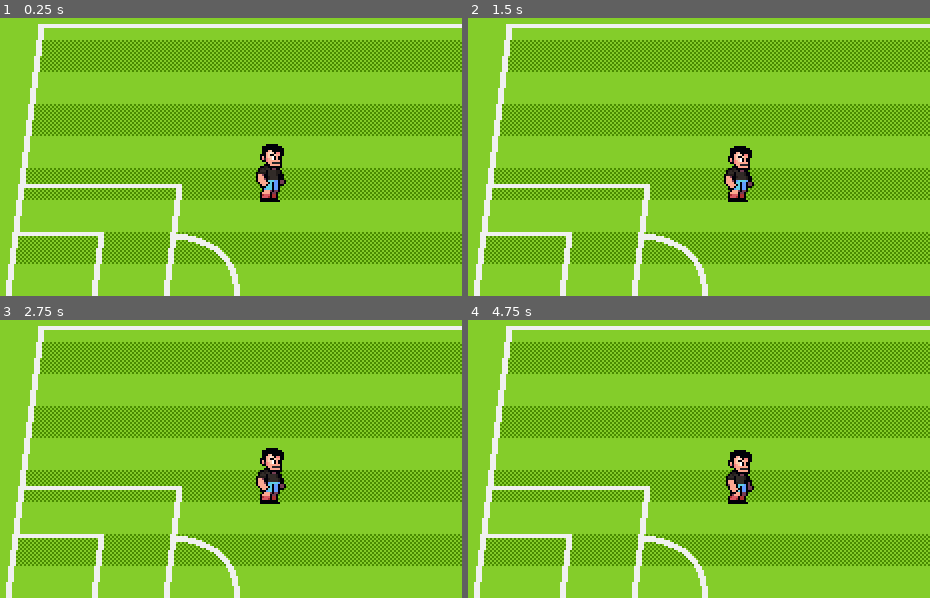
Above: before the commit, frames 1-4 (two rows, left to right).
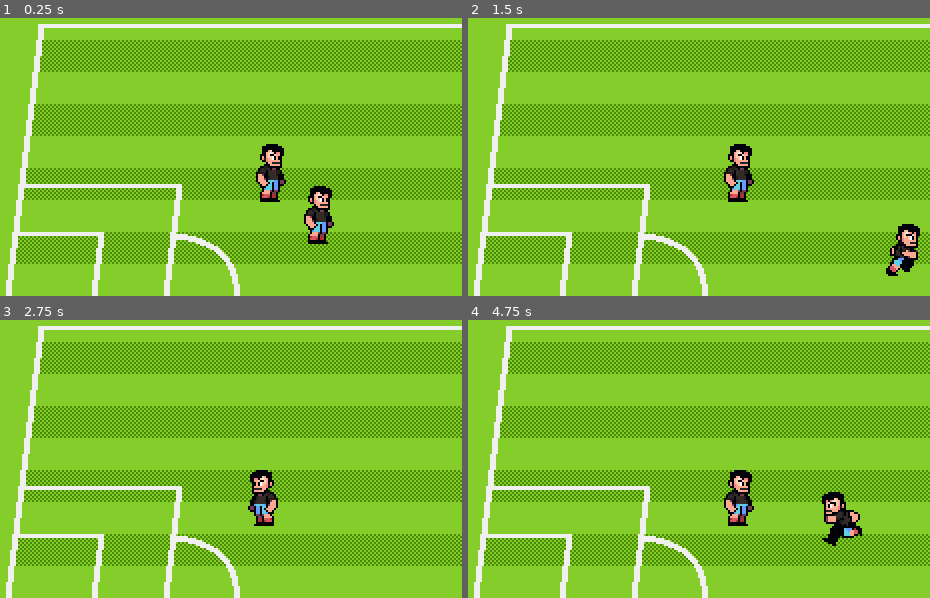
Above: after the commit, the same moments.

Repository: vii-abdullatif/Fire-Football
Game: Godot game, scene res://scenes/world.tscn
The game is run twice, just before and just after one commit, with the same random seed, the same clock (stepped at 60 frames per second) and the same inputs.
Inputs (mouse positions are in pixels of both pictures, inside the frame that each line leads up to):
- Up to frame 1 (0.25 s): no input
- Up to frame 2 (1.5 s): tap Enter at 0.5 s; move the mouse to (772, 98) at 0.52 s; hold Right (p1_right, bound only after the commit) 0.53-1.28 s; tap [ (p1_pass, bound only after the commit) at 0.6 s; click (772, 98) at 0.67 s; tap ] (p1_shoot, bound only after the commit) at 0.8, 1.35 s; move the mouse to (537, 134) at 1.27 s; hold Down (p1_down, bound only after the commit) from 1.28 s (still down)
- Up to frame 3 (2.75 s): tap S (p2_down, bound only after the commit) at 1.55, 2.1 s; move the mouse to (240, 339) at 2.02 s; release Down (p1_down, bound only after the commit) at 2.03 s; hold Right (p1_right, bound only after the commit) from 2.03 s (still down); tap A (p2_left, bound only after the commit) at 2.3 s
- Up to frame 4 (4.75 s): move the mouse to (620, 489) at 2.77 s; release Right (p1_right, bound only after the commit) at 2.78 s; hold Up (p1_up, bound only after the commit) 2.78-3.53 s; tap A (p2_left, bound only after the commit) at 2.85 s; click (620, 489) at 2.92 s; tap ` (p2_pass, bound only after the commit) at 3.05, 3.6 s; move the mouse to (819, 472) at 3.52 s; hold Left (p1_left, bound only after the commit) from 3.53 s (still down); tap D (p2_right, bound only after the commit) at 3.8, 4.35 s; move the mouse to (481, 364) at 4.27 s; tap 1 (p2_shoot, bound only after the commit) at 4.55 s

The runs differ from the first frame. In frame 1, 1.0% of the frame differs, in the area x 65-73%, y 60-82%; in frame 2, 1.2%; in frame 3, 1.4%; in frame 4, 2.3%, in the area x 55-86%, y 46-82%.

Commit message:
Implemented basic movements and control schemes

Diff:
--- a/project.godot
+++ b/project.godot
@@ -14,6 +14,10 @@
 run/main_scene="uid://bsuucw3gay7ww"
 config/features=PackedStringArray("4.6", "GL Compatibility")
 config/icon="res://icon.svg"
+
+[autoload]
+
+KeyUtils="*uid://cxaipucx1nce6"
 
 [display]
 
@@ -33,7 +37,71 @@
 folder_colors={
 "res://addons/": "gray",
 "res://assets/": "green",
-"res://scenes/": "red"
+"res://scenes/": "red",
+"res://utils/": "yellow"
+}
+
+[input]
+
+p1_up={
+"deadzone": 0.2,
+"events": [Object(InputEventKey,"resource_local_to_scene":false,"resource_name":"","device":-1,"window_id":0,"alt_pressed":false,"shift_pressed":false,"ctrl_pressed":false,"meta_pressed":false,"pressed":false,"keycode":0,"physical_keycode":4194320,"key_label":0,"unicode":0,"location":0,"echo":false,"script":null)
+]
+}
+p1_down={
+"deadzone": 0.2,
+"events": [Object(InputEventKey,"resource_local_to_scene":false,"resource_name":"","device":-1,"window_id":0,"alt_pressed":false,"shift_pressed":false,"ctrl_pressed":false,"meta_pressed":false,"pressed":false,"keycode":0,"physical_keycode":4194322,"key_label":0,"unicode":0,"location":0,"echo":false,"script":null)
+]
+}
+p1_left={
+"deadzone": 0.2,
+"events": [Object(InputEventKey,"resource_local_to_scene":false,"resource_name":"","device":-1,"window_id":0,"alt_pressed":false,"shift_pressed":false,"ctrl_pressed":false,"meta_pressed":false,"pressed":false,"keycode":0,"physical_keycode":4194319,"key_label":0,"unicode":0,"location":0,"echo":false,"script":null)
+]
+}
+p1_right={
+"deadzone": 0.2,
+"events": [Object(InputEventKey,"resource_local_to_scene":false,"resource_name":"","device":-1,"window_id":0,"alt_pressed":false,"shift_pressed":false,"ctrl_pressed":false,"meta_pressed":false,"pressed":false,"keycode":0,"physical_keycode":4194321,"key_label":0,"unicode":0,"location":0,"echo":false,"script":null)
+]
+}
+p1_pass={
+"deadzone": 0.2,
+"events": [Object(InputEventKey,"resource_local_to_scene":false,"resource_name":"","device":-1,"window_id":0,"alt_pressed":false,"shift_pressed":false,"ctrl_pressed":false,"meta_pressed":false,"pressed":false,"keycode":0,"physical_keycode":91,"key_label":0,"unicode":91,"location":0,"echo":false,"script":null)
+]
+}
+p1_shoot={
+"deadzone": 0.2,
+"events": [Object(InputEventKey,"resource_local_to_scene":false,"resource_name":"","device":-1,"window_id":0,"alt_pressed":false,"shift_pressed":false,"ctrl_pressed":false,"meta_pressed":false,"pressed":false,"keycode":0,"physical_keycode":93,"key_label":0,"unicode":93,"location":0,"echo":false,"script":null)
+]
+}
+p2_up={
+"deadzone": 0.2,
+"events": [Object(InputEventKey,"resource_local_to_scene":false,"resource_name":"","device":-1,"window_id":0,"alt_pressed":false,"shift_pressed":false,"ctrl_pressed":false,"meta_pressed":false,"pressed":false,"keycode":0,"physical_keycode":87,"key_label":0,"unicode":119,"location":0,"echo":false,"script":null)
+]
+}
+p2_down={
+"deadzone": 0.2,
+"events": [Object(InputEventKey,"resource_local_to_scene":false,"resource_name":"","device":-1,"window_id":0,"alt_pressed":false,"shift_pressed":false,"ctrl_pressed":false,"meta_pressed":false,"pressed":false,"keycode":0,"physical_keycode":83,"key_label":0,"unicode":115,"location":0,"echo":false,"script":null)
+]
+}
+p2_left={
+"deadzone": 0.2,
+"events": [Object(InputEventKey,"resource_local_to_scene":false,"resource_name":"","device":-1,"window_id":0,"alt_pressed":false,"shift_pressed":false,"ctrl_pressed":false,"meta_pressed":false,"pressed":false,"keycode":0,"physical_keycode":65,"key_label":0,"unicode":97,"location":0,"echo":false,"script":null)
+]
+}
+p2_right={
+"deadzone": 0.2,
+"events": [Object(InputEventKey,"resource_local_to_scene":false,"resource_name":"","device":-1,"window_id":0,"alt_pressed":false,"shift_pressed":false,"ctrl_pressed":false,"meta_pressed":false,"pressed":false,"keycode":0,"physical_keycode":68,"key_label":0,"unicode":100,"location":0,"echo":false,"script":null)
+]
+}
+p2_pass={
+"deadzone": 0.2,
+"events": [Object(InputEventKey,"resource_local_to_scene":false,"resource_name":"","device":-1,"window_id":0,"alt_pressed":false,"shift_pressed":false,"ctrl_pressed":false,"meta_pressed":false,"pressed":false,"keycode":0,"physical_keycode":96,"key_label":0,"unicode":0,"location":0,"echo":false,"script":null)
+]
+}
+p2_shoot={
+"deadzone": 0.2,
+"events": [Object(InputEventKey,"resource_local_to_scene":false,"resource_name":"","device":-1,"window_id":0,"alt_pressed":false,"shift_pressed":false,"ctrl_pressed":false,"meta_pressed":false,"pressed":false,"keycode":0,"physical_keycode":49,"key_label":0,"unicode":49,"location":0,"echo":false,"script":null)
+]
 }
 
 [physics]
--- /dev/null
+++ b/scenes/characters/player.gd
@@ -0,0 +1,44 @@
+class_name Player
+extends CharacterBody2D
+
+enum ControlScheme {CPU, P1, P2}
+
+@export var control_scheme : ControlScheme
+@export var speed : float
+
+@onready var animation_player : AnimationPlayer = %AnimationPlayer
+@onready var player_sprite : Sprite2D = %PlayerSprite
+
+var heading := Vector2.RIGHT
+
+func _process(_delta: float) -> void:
+	if control_scheme == ControlScheme.CPU:
+		pass
+	else:
+		handle_human_movement()
+	set_movement_animation()
+	set_heading()
+	flip_sprites()
+	move_and_slide()
+
+func handle_human_movement() -> void:
+	var direction := KeyUtils.get_input_vector(control_scheme)
+	velocity = direction * speed
+
+func set_movement_animation() -> void:
+	if velocity.length() > 0:
+		animation_player.play("run")
+	else:
+		animation_player.play("idle")
+
+func set_heading() -> void:
+	if velocity.x > 0:
+		heading = Vector2.RIGHT
+	elif velocity.x < 0:
+		heading = Vector2.LEFT
+
+func flip_sprites() -> void:
+	if heading == Vector2.RIGHT:
+		player_sprite.flip_h = false
+	elif heading == Vector2.LEFT:
+		player_sprite.flip_h = true
--- a/scenes/characters/player.tscn
+++ b/scenes/characters/player.tscn
@@ -1,13 +1,16 @@
 [gd_scene format=3 uid="uid://cmjpqsqj2t6kr"]
 
 [ext_resource type="Texture2D" uid="uid://8wkr5ieom73e" path="res://assets/art/characters/soccer-player.png" id="1_rp718"]
+[ext_resource type="Script" uid="uid://c2t8n5wr7lwlj" path="res://scenes/characters/player.gd" id="1_yewv4"]
 
-[sub_resource type="Animation" id="Animation_yewv4"]
+[sub_resource type="Animation" id="Animation_76oj4"]
+resource_name = "idle"
 length = 0.001
+step = 0.15
 tracks/0/type = "value"
 tracks/0/imported = false
 tracks/0/enabled = true
-tracks/0/path = NodePath("Sprite2D:frame")
+tracks/0/path = NodePath("PlayerSprite:frame")
 tracks/0/interp = 1
 tracks/0/loop_wrap = true
 tracks/0/keys = {
@@ -17,7 +20,7 @@
 "values": [0]
 }
 
-[sub_resource type="Animation" id="Animation_76oj4"]
+[sub_resource type="Animation" id="Animation_yewv4"]
 resource_name = "idle"
 length = 0.6
 loop_mode = 1
@@ -25,40 +28,82 @@
 tracks/0/type = "value"
 tracks/0/imported = false
 tracks/0/enabled = true
-tracks/0/path = NodePath("Sprite2D:frame")
+tracks/0/path = NodePath("PlayerSprite:frame")
 tracks/0/interp = 1
 tracks/0/loop_wrap = true
 tracks/0/keys = {
-"times": PackedFloat32Array(0, 0.15, 0.3, 0.45000002),
+"times": PackedFloat32Array(0, 0.15, 0.3, 0.45),
 "transitions": PackedFloat32Array(1, 1, 1, 1),
 "update": 1,
 "values": [0, 1, 2, 3]
 }
 
+[sub_resource type="Animation" id="Animation_rp718"]
+resource_name = "run"
+length = 0.6
+loop_mode = 1
+step = 0.1
+tracks/0/type = "value"
+tracks/0/imported = false
+tracks/0/enabled = true
+tracks/0/path = NodePath("PlayerSprite:frame")
+tracks/0/interp = 1
+tracks/0/loop_wrap = true
+tracks/0/keys = {
+"times": PackedFloat32Array(0, 0.1, 0.2, 0.3, 0.4, 0.5),
+"transitions": PackedFloat32Array(1, 1, 1, 1, 1, 1),
+"update": 1,
+"values": [6, 7, 8, 9, 10, 11]
+}
+
+[sub_resource type="Animation" id="Animation_dyp2m"]
+resource_name = "tackle"
+length = 0.1
+loop_mode = 1
+step = 0.1
+tracks/0/type = "value"
+tracks/0/imported = false
+tracks/0/enabled = true
+tracks/0/path = NodePath("PlayerSprite:frame")
+tracks/0/interp = 1
+tracks/0/loop_wrap = true
+tracks/0/keys = {
+"times": PackedFloat32Array(0),
+"transitions": PackedFloat32Array(1),
+"update": 1,
+"values": [30]
+}
+
 [sub_resource type="AnimationLibrary" id="AnimationLibrary_dyp2m"]
 _data = {
-&"RESET": SubResource("Animation_yewv4"),
-&"idle": SubResource("Animation_76oj4")
+&"RESET": SubResource("Animation_76oj4"),
+&"idle": SubResource("Animation_yewv4"),
+&"run": SubResource("Animation_rp718"),
+&"tackle": SubResource("Animation_dyp2m")
 }
 
-[sub_resource type="CapsuleShape2D" id="CapsuleShape2D_atpat"]
+[sub_resource type="CapsuleShape2D" id="CapsuleShape2D_rp718"]
 radius = 4.0
 height = 18.0
 
-[node name="Player" type="CharacterBody2D" unique_id=2027573060]
+[node name="Player" type="CharacterBody2D" unique_id=182197635]
+script = ExtResource("1_yewv4")
+speed = 80.0
 
-[node name="Sprite2D" type="Sprite2D" parent="." unique_id=1661952319]
+[node name="PlayerSprite" type="Sprite2D" parent="." unique_id=1675453631]
+unique_name_in_owner = true
 texture = ExtResource("1_rp718")
 centered = false
 offset = Vector2(-16, -32)
 hframes = 6
 vframes = 13
 
-[node name="AnimationPlayer" type="AnimationPlayer" parent="." unique_id=1163455715]
+[node name="AnimationPlayer" type="AnimationPlayer" parent="." unique_id=1663747117]
+unique_name_in_owner = true
 libraries/ = SubResource("AnimationLibrary_dyp2m")
 autoplay = &"idle"
 
-[node name="CollisionShape2D" type="CollisionShape2D" parent="." unique_id=720951188]
-position = Vector2(0, -4)
-rotation = 1.5707964
-shape = SubResource("CapsuleShape2D_atpat")
+[node name="CollisionShape2D" type="CollisionShape2D" parent="." unique_id=1647997949]
+position = Vector2(0, -3)
+rotation = 1.5708
+shape = SubResource("CapsuleShape2D_rp718")
--- a/scenes/world.tscn
+++ b/scenes/world.tscn
@@ -25,4 +25,9 @@
 centered = false
 
 [node name="Player" parent="." unique_id=2027573060 instance=ExtResource("4_k0juu")]
+position = Vector2(209, 154)
+control_scheme = 1
+
+[node name="Player2" parent="." unique_id=1703455055 instance=ExtResource("4_k0juu")]
 position = Vector2(185, 133)
+control_scheme = 2
--- /dev/null
+++ b/utils/key_utils.gd
@@ -0,0 +1,35 @@
+extends Node
+
+enum Action {LEFT, RIGHT, UP, DOWN, PASS, SHOOT}
+
+const ACTION_MAP : Dictionary = {
+	Player.ControlScheme.P1:{
+		Action.LEFT: "p1_left",
+		Action.RIGHT: "p1_right",
+		Action.UP: "p1_up",
+		Action.DOWN: "p1_down",
+		Action.PASS: "p1_pass",
+		Action.SHOOT: "p1_shoot",
+	},
+	Player.ControlScheme.P2: {
+		Action.LEFT: "p2_left",
+		Action.RIGHT: "p2_right",
+		Action.UP: "p2_up",
+		Action.DOWN: "p2_down",
+		Action.PASS: "p2_pass",
+		Action.SHOOT: "p2_shoot"
+	},
+}
+
+func get_input_vector(scheme: Player.ControlScheme) -> Vector2:
+	var map : Dictionary = ACTION_MAP[scheme]
+	return Input.get_vector(map[Action.LEFT], map[Action.RIGHT], map[Action.UP], map[Action.DOWN])
+
+func is_action_pressed(scheme : Player.ControlScheme, action : Action) -> bool:
+	return Input.is_action_pressed(ACTION_MAP[scheme][action])
+
+func is_action_just_pressed(scheme : Player.ControlScheme, action : Action) -> bool:
+	return Input.is_action_just_pressed(ACTION_MAP[scheme][action])
+
+func is_action_just_released(scheme : Player.ControlScheme, action : Action) -> bool:
+	return Input.is_action_just_released(ACTION_MAP[scheme][action])
Not shown, added: scenes/characters/player.gd.uid
Not shown, added: utils/key_utils.gd.uid
